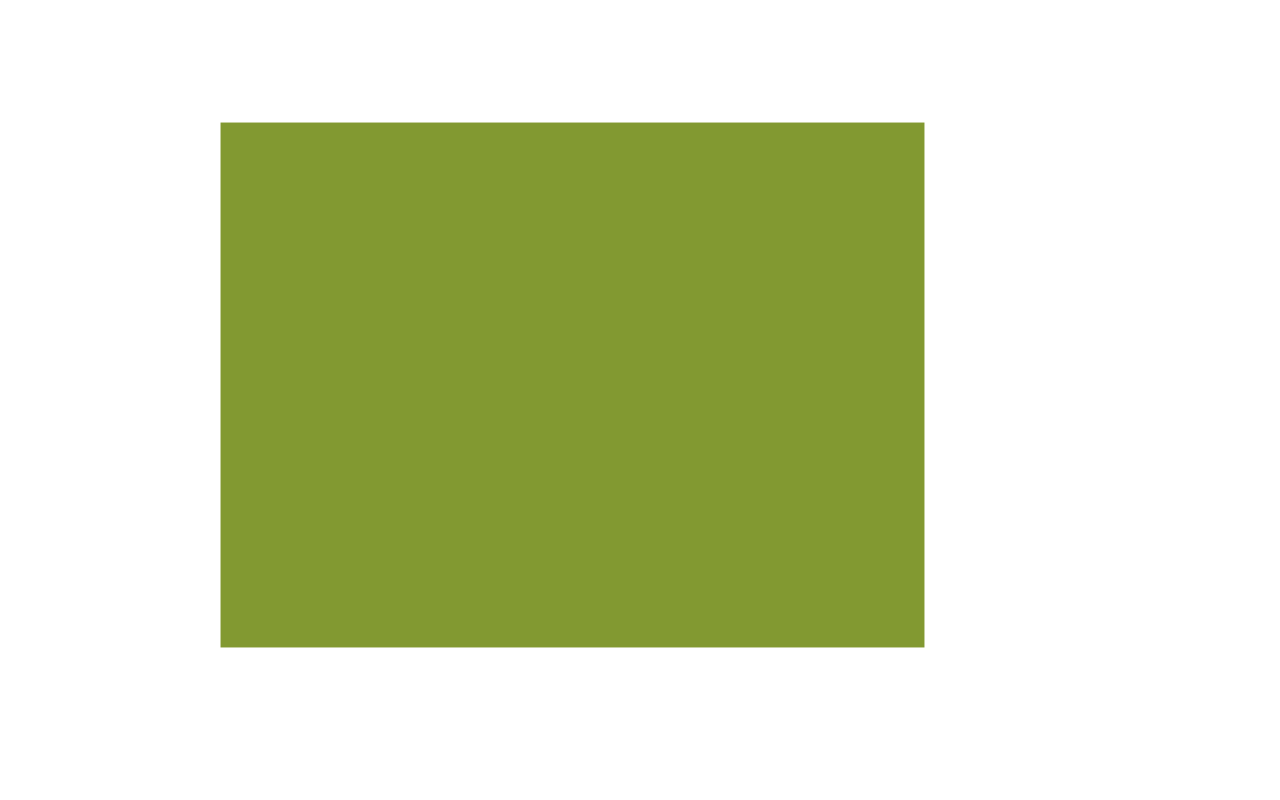
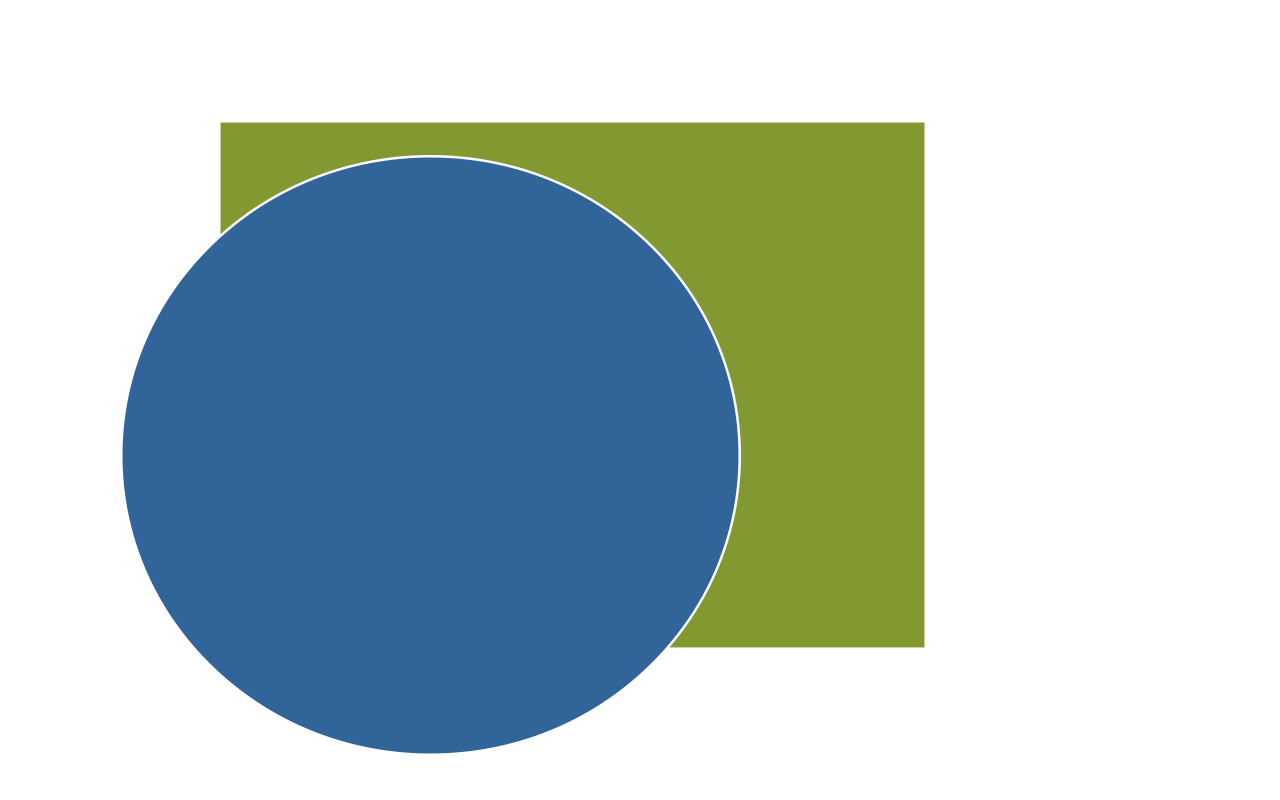
Revision of a layered 1280×800 image; what changed, layer by layer:
added layer "Elipse 1" in group "Mesa de trabajo 1" over [left=122, top=155, right=741, bottom=754]
